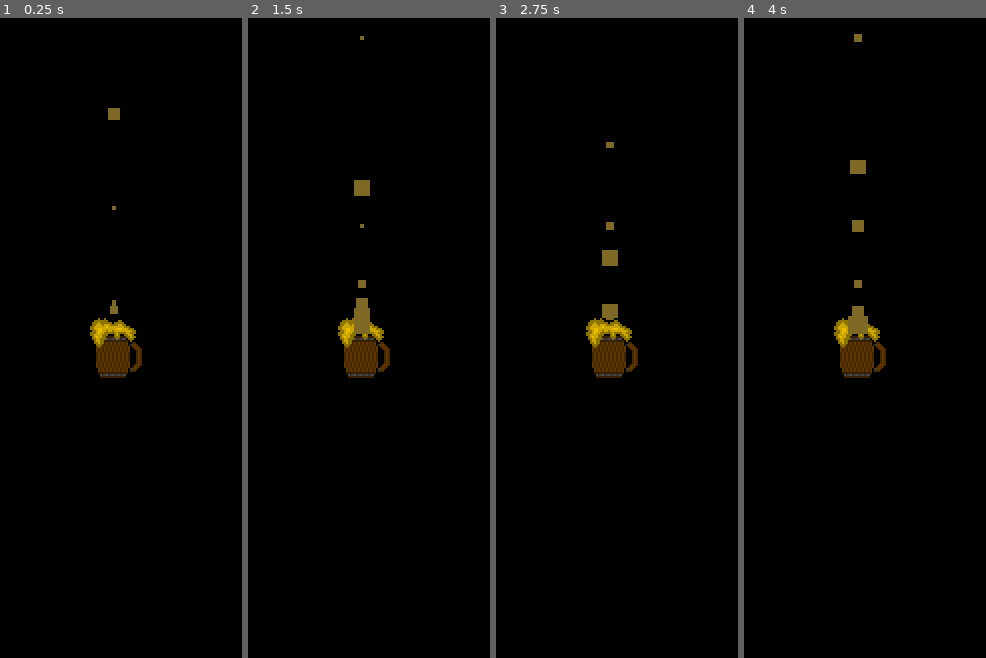
Above: before the commit, frames 1-4 (left to right).
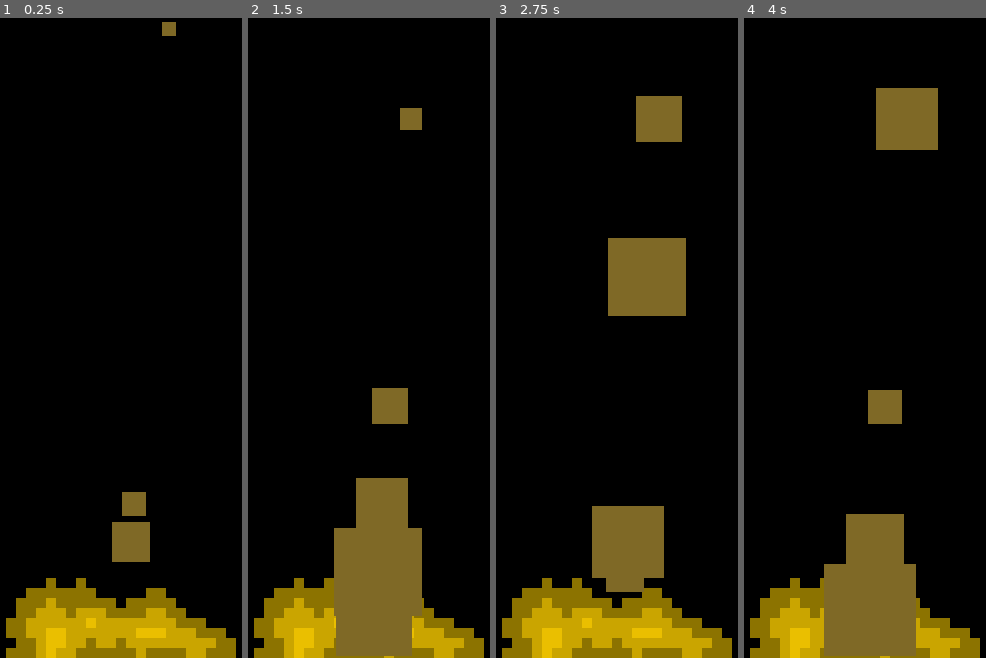
Above: after the commit, the same moments.

Repository: D4-Vinci/smthing-useless
Game: Godot game, scene res://main.tscn
Same seed, same stepped clock (60 frames per second), same inputs: the game is played once before the commit and once after it.
Inputs:
- Up to frame 1 (0.25 s): no input
- Up to frame 2 (1.5 s): tap Enter (ui_accept) at 0.5, 0.6, 0.77, 1.07, 1.35 s
- Up to frame 3 (2.75 s): tap Enter (ui_accept) at 1.52, 1.82, 2.1 s
- Up to frame 4 (4 s): tap Enter (ui_accept) at 2.85, 3.02, 3.32, 3.6, 3.77 s

The runs differ from the first frame. In frame 1, 11% of the frame differs, in the area x 2-98%, y 0-100%; in frame 2, 17%; in frame 3, 19%, in the area x 2-98%, y 12-100%; in frame 4, 17%.
Error after the commit: Parse Error: Expected ":" after "if" condition. (res://booze.gd:10)

Commit message:
Another Godot project commit

Diff:
--- /dev/null
+++ b/booze.gd
@@ -0,0 +1,11 @@
+extends Node
+
+
+func _ready():
+	pass
+
+
+
+func _process(delta):
+	if Input.is_action_just_pressed("ui_accept")
+		CPUParticles2D.emitting = !$CPUParticles2D.emitting
--- a/main.tscn
+++ b/main.tscn
@@ -1,15 +1,36 @@
-[gd_scene load_steps=4 format=3 uid="uid://liuyp6vksgkb"]
+[gd_scene load_steps=5 format=3 uid="uid://liuyp6vksgkb"]
 
+[ext_resource type="Script" uid="uid://dmsmpwra1kdum" path="res://booze.gd" id="1_0xm2m"]
 [ext_resource type="Texture2D" uid="uid://bbmd0sum8ow78" path="res://Mug of Beer.png" id="1_ig7tw"]
-
-[sub_resource type="RectangleShape2D" id="RectangleShape2D_0xm2m"]
-size = Vector2(23, 28)
 
 [sub_resource type="Curve" id="Curve_ig7tw"]
 _data = [Vector2(0, 1), 0.0, 0.0, 0, 0, Vector2(0.363636, 0.820225), 0.0, 0.0, 0, 0, Vector2(0.602273, 1), 0.0, 0.0, 0, 0, Vector2(0.795455, 0.52809), 0.0, 0.0, 0, 0, Vector2(0.943182, 0.280899), 0.0, 0.0, 0, 0]
 point_count = 5
 
+[sub_resource type="RectangleShape2D" id="RectangleShape2D_0xm2m"]
+size = Vector2(23, 28)
+
 [node name="Node2D" type="Node2D"]
+
+[node name="Booze" type="Node" parent="."]
+script = ExtResource("1_0xm2m")
+
+[node name="Camera2D" type="Camera2D" parent="Booze"]
+position = Vector2(84, 126)
+zoom = Vector2(5, 5)
+
+[node name="CPUParticles2D" type="CPUParticles2D" parent="Booze"]
+position = Vector2(84, 154)
+preprocess = 7.05
+speed_scale = 1.65
+explosiveness = 0.33
+randomness = 1.0
+lifetime_randomness = 0.26
+gravity = Vector2(73, -1000)
+scale_amount_min = 0.0
+scale_amount_max = 10.0
+scale_amount_curve = SubResource("Curve_ig7tw")
+color = Color(0.497037, 0.410845, 0.148799, 1)
 
 [node name="CharacterBody2D" type="CharacterBody2D" parent="."]
 position = Vector2(85, 165)
@@ -20,16 +41,3 @@
 [node name="CollisionShape2D" type="CollisionShape2D" parent="CharacterBody2D"]
 position = Vector2(1, 1)
 shape = SubResource("RectangleShape2D_0xm2m")
-
-[node name="CPUParticles2D" type="CPUParticles2D" parent="CharacterBody2D"]
-position = Vector2(-1, -11)
-preprocess = 7.05
-speed_scale = 1.65
-explosiveness = 0.33
-randomness = 1.0
-lifetime_randomness = 0.26
-gravity = Vector2(0, -1000)
-scale_amount_min = 0.0
-scale_amount_max = 10.0
-scale_amount_curve = SubResource("Curve_ig7tw")
-color = Color(0.497037, 0.410845, 0.148799, 1)
Not shown, added: booze.gd.uid
